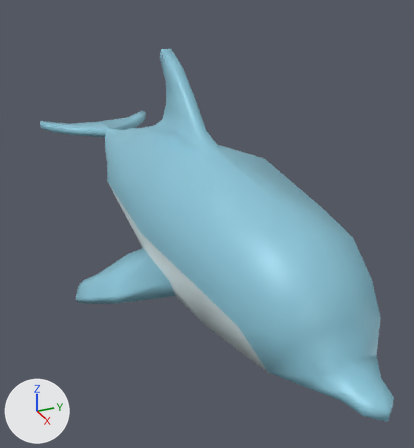
The Blender file assets/source/atsea-adapted/dolphin.blend as it was, and as the next commit left it.
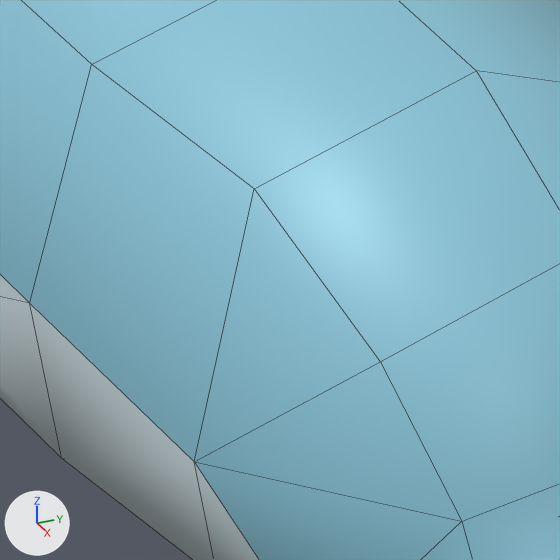
Old and new are each drawn whole from a 50 mm lens placed at (7.16, -2.7, 3.25), pointed at (0.5, 0.29, -0.09) and again close up on the part from 46% to 79% of the width and 48% to 78% of the height. The lights are fixed; the arrows at lower left show +X, +Y and +Z. The first two pictures are the older version. The close-ups show mesh edges as thin lines.

Objects in the first close-up: 'Dolphin'.
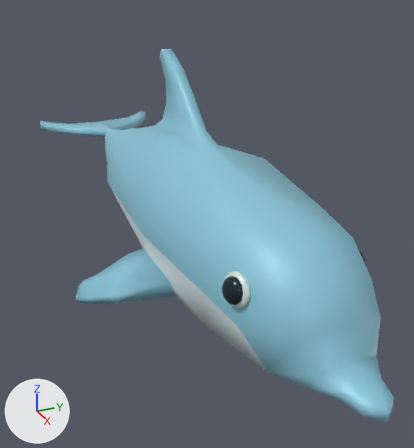
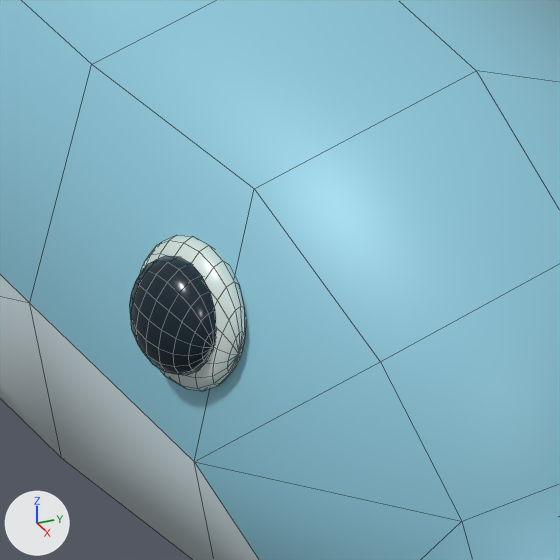
The change, as JSON lines over the scene's bpy script:
```json
{"op": "add", "block": "mat_natural_iris_outline", "code": ["mat_natural_iris_outline = principled_material('Natural iris outline')", "mat_natural_iris_outline.base_color = (0.665, 0.776, 0.738)  # light grey #d5e4df", "mat_natural_iris_outline.metallic = 0.05", "mat_natural_iris_outline.roughness = 0.35"]}
{"op": "add", "block": "mat_natural_dark_eyes", "code": ["mat_natural_dark_eyes = principled_material('Natural dark eyes')", "mat_natural_dark_eyes.base_color = (0.00402, 0.0185, 0.0307)  # dark blue #0d2531", "mat_natural_dark_eyes.metallic = 0.12", "mat_natural_dark_eyes.roughness = 0.22"]}
{"op": "add", "block": "me_sphere", "code": ["me_sphere = bpy.data.meshes.new('Sphere')", "me_sphere.from_pydata(...)  # 584 vertices, 640 faces; spans x -1.351..0.116, y -0.171..0.425, z -0.402..0.171", "me_sphere.polygons.foreach_set('use_smooth', [True] * 640)", "# faces by material slot: [320, 320]", "me_sphere.materials.append(mat_natural_iris_outline)  # light grey #d5e4df", "me_sphere.materials.append(mat_natural_dark_eyes)  # dark blue #0d2531"]}
{"op": "add", "block": "ob_eye_iris", "code": ["ob_eye_iris = bpy.data.objects.new('Eye iris', me_sphere)", "ob_eye_iris.parent = ob_atsea__x_forward", "ob_eye_iris.location = (-0.638, -3.213, 0.568)", "ob_eye_iris.rotation_euler = (1.458, -0.193, -2.926)  # degrees (84, -11, -168)"]}
```

Where the change shows, as pixel boxes (x1, y1, x2, y2) in the close-ups (560 x 560 px):
```json
{"object": "Eye iris", "change": "added", "after": [129, 235, 246, 391], "faces in mat_natural_dark_eyes (dark blue #0d2531)": [129, 256, 217, 375], "faces in mat_natural_iris_outline (light grey #d5e4df)": [139, 235, 246, 391]}
```
